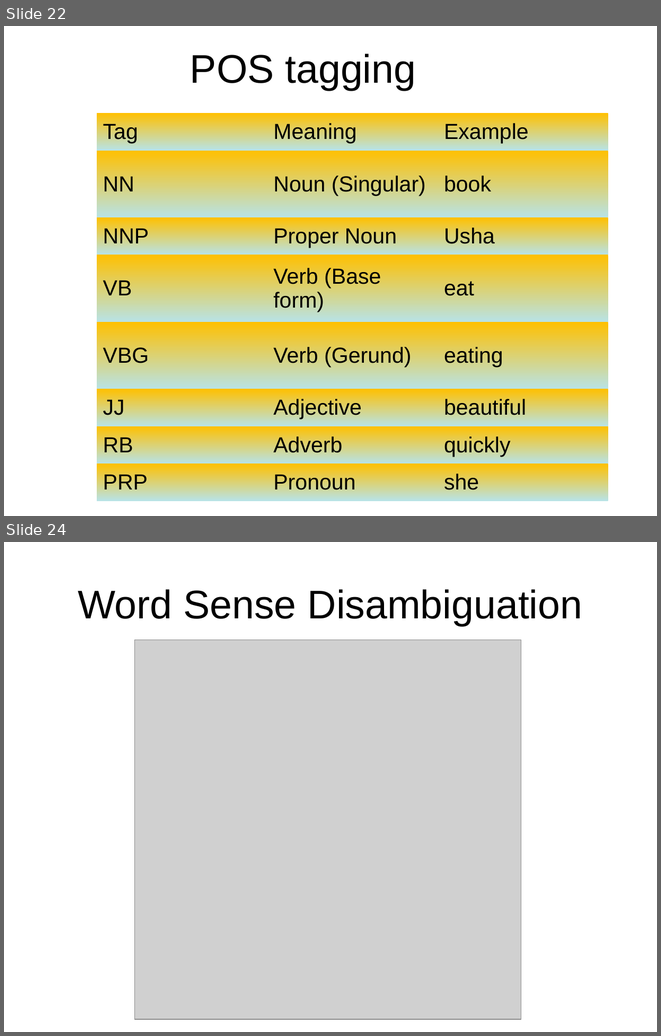
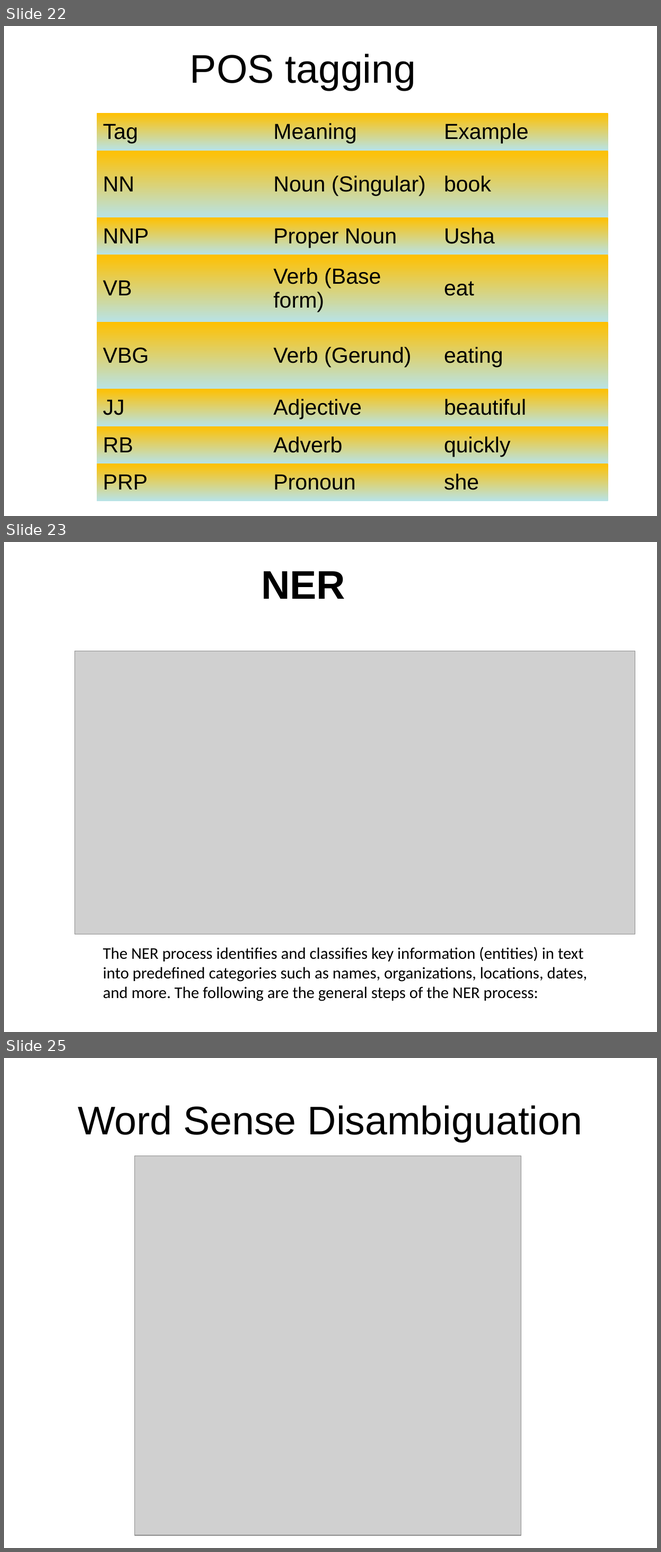
Before and after one commit to usshaa/SkillzRevozNLP, a slide deck: NLP.ppt. Shown one above the other, each under a label of ours: slides 22 and 24 before the commit, slides 22, 23 and 25 after it; the slides between them are not shown. The pictures are 661x1036 and 661x1552 pixels, drawn with LibreOffice and Linux fonts; fonts in the diff are those of the drawing; grey boxes stand for pictures; background and template pictures are left out. Boxes give left, top, right and bottom in pixels: in the first picture for what was removed or moved away, otherwise in the second. Text is boxed around its words. In the diff, an @@ line names an element or a change of style, - is before the commit and + after.

```diff
--- a/NLP.ppt
+++ b/NLP.ppt
@@ slide 23 added at (4,542,657,1032), background picture (left out) @@
@@ title added at (261,571,345,599), 44 pt, text #000000, bold @@
+NER
@@ picture added at (74,651,635,934) @@
@@ text added at (103,946,588,1001), 18 pt, text #000000 @@
+The NER process identifies and classifies key information (entities) in text into predefined categories such as names, organizations, locations, dates, and more. The following are the general steps of the NER process:
@@ what was slide 24 is now slide 25 @@
```
Also in this commit, not shown: 1 other slide added, 1 slide removed.
